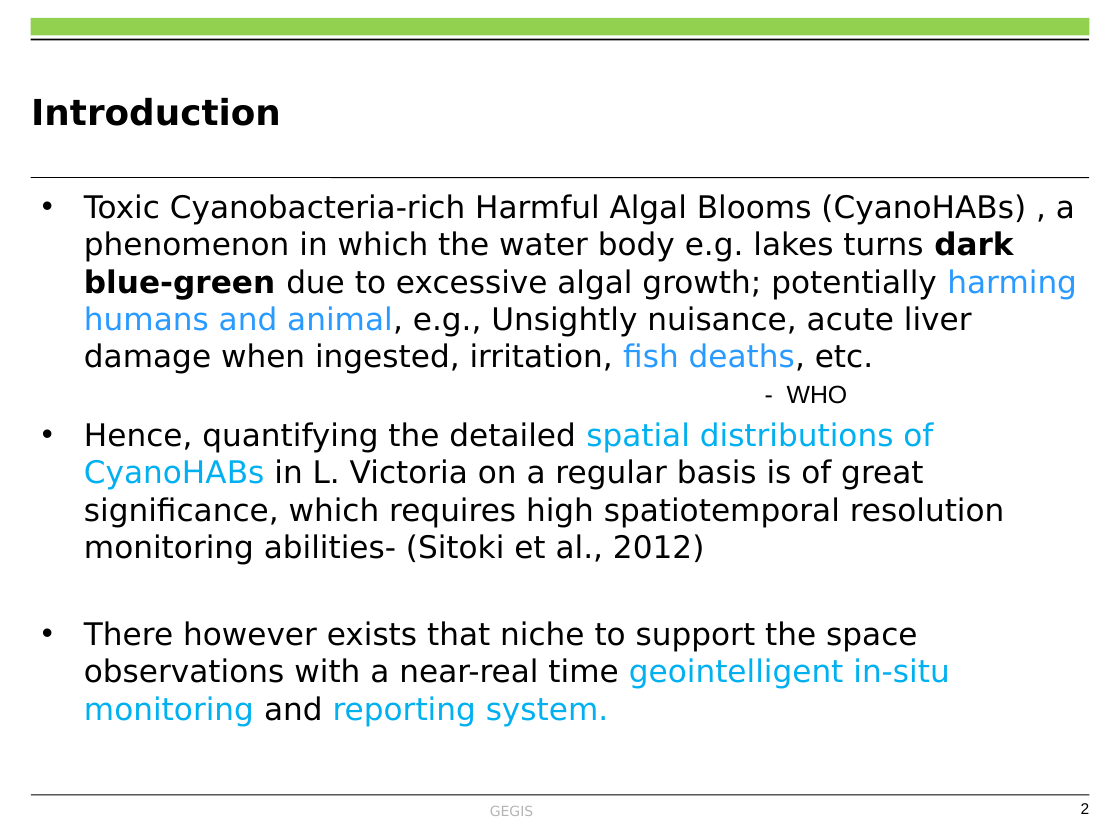
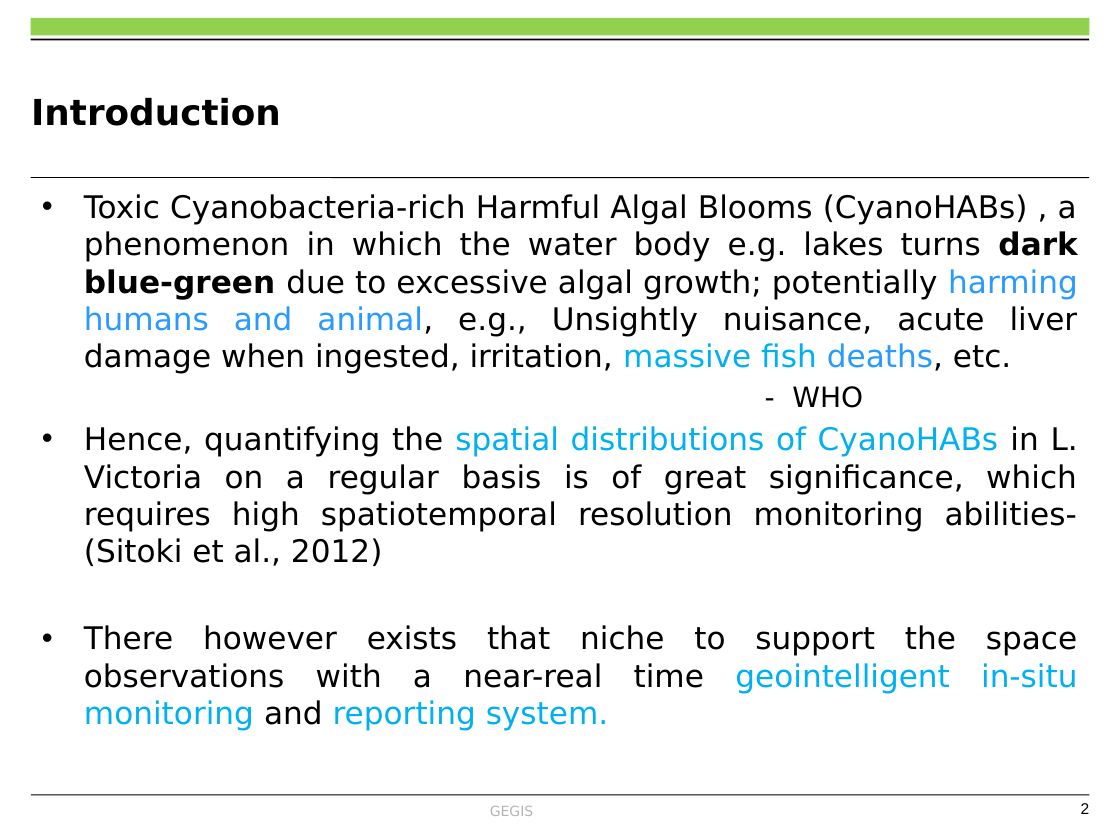
Before and after one commit to OkomoJacob/FinalYearProject, a slide deck: slide 2 of Dr. E Nduati, Superviser/Submissions/ENC222-0149_2017_OKOMO_JACOB_OKELLO_V3.pptx. Drawn at 1120x840 pixels with LibreOffice and Linux fonts; fonts in the diff are those of the drawing; background and template pictures are left out. Boxes give left, top, right and bottom in pixels: in the first picture for what was removed or moved away, otherwise in the second. Text is boxed around its words. In the diff, an @@ line names an element or a change of style, - is before the commit and + after.

Commit message:
:pen:, updates, Presentations

```diff
--- a/Dr. E Nduati, Superviser/Submissions/ENC222-0149_2017_OKOMO_JACOB_OKELLO_V3.pptx
+++ b/Dr. E Nduati, Superviser/Submissions/ENC222-0149_2017_OKOMO_JACOB_OKELLO_V3.pptx
@@ text at <box>84,194,1078,374</box>: text changed @@
-• Toxic Cyanobacteria-rich Harmful Algal Blooms (CyanoHABs) , a phenomenon in which the water body e.g. lakes turns dark blue-green due to excessive algal growth; potentially harming humans and animal, e.g., Unsightly nuisance, acute liver damage when ingested, irritation, fish deaths, etc.
+• Toxic Cyanobacteria-rich Harmful Algal Blooms (CyanoHABs) , a phenomenon in which the water body e.g. lakes turns dark blue-green due to excessive algal growth; potentially harming humans and animal, e.g., Unsightly nuisance, acute liver damage when ingested, irritation, massive fish deaths, etc.
@@ text at <box>84,386,1077,731</box>: size 16 to 18 pt, font Arial to DejaVu Sans in "- WHO"; alignment left to justified @@
@@ text at <box>84,426,1078,566</box>: text changed @@
-• Hence, quantifying the detailed spatial distributions of CyanoHABs in L. Victoria on a regular basis is of great significance, which requires high spatiotemporal resolution monitoring abilities- (Sitoki et al., 2012)
+• Hence, quantifying the spatial distributions of CyanoHABs in L. Victoria on a regular basis is of great significance, which requires high spatiotemporal resolution monitoring abilities- (Sitoki et al., 2012)
```
Also in this commit, not shown: 8 other slides changed, 2 slides added, 1 other file.
